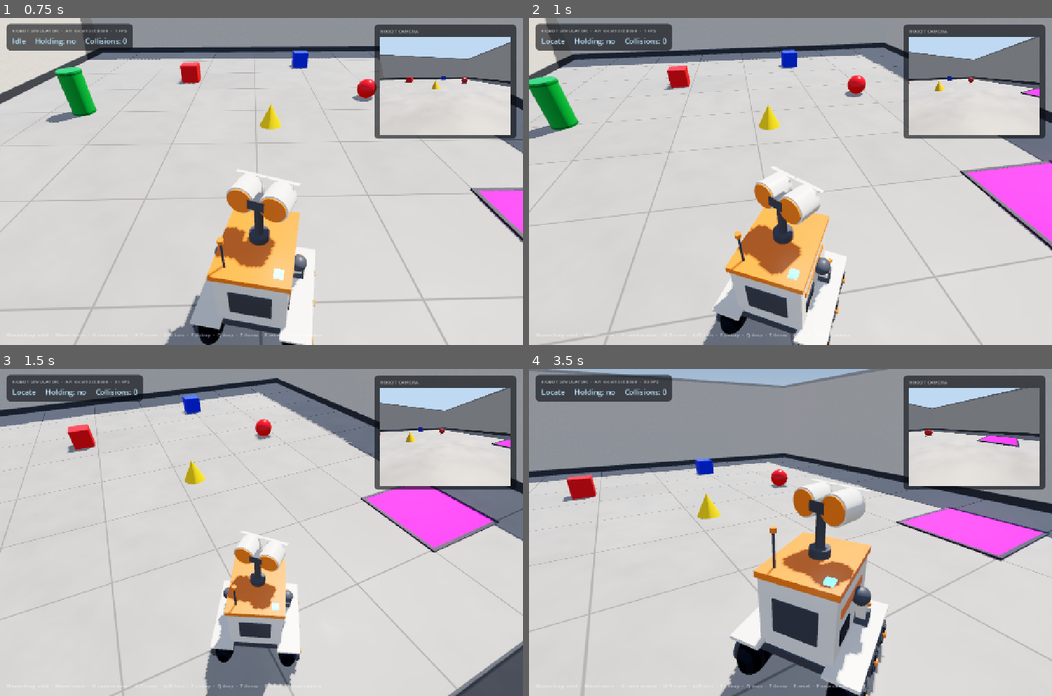
Above: before the commit, frames 1-4 (two rows, left to right).
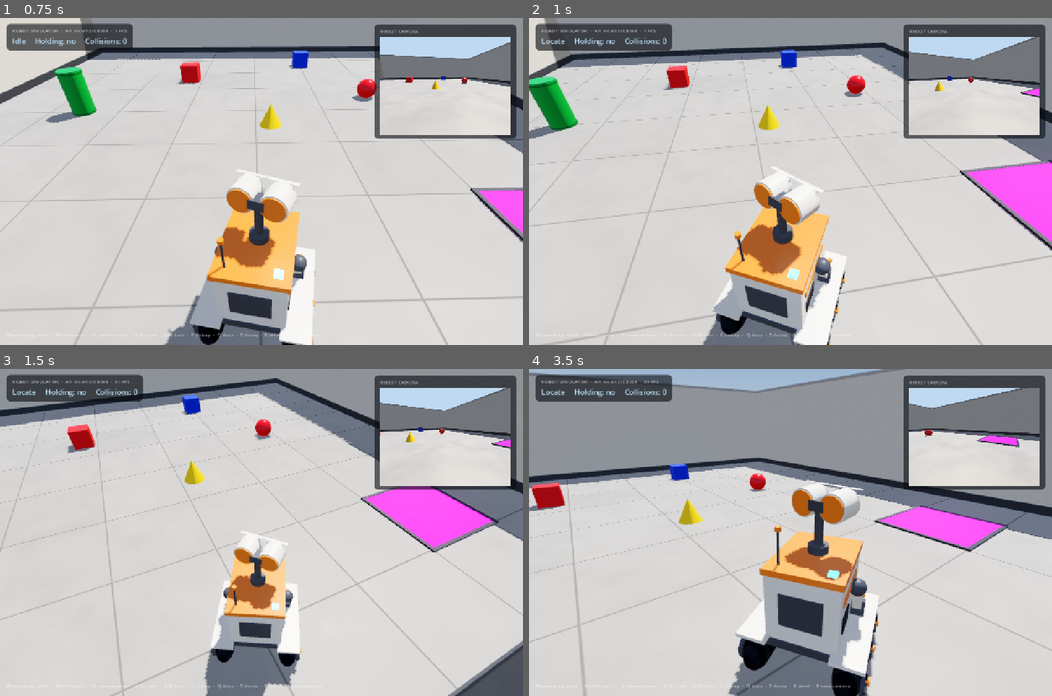
Above: after the commit, the same moments.

Repository: yashhhvardhannn/Hackoween
Game: Godot game, scene res://scenes/world.tscn
Two runs of this game, one before a commit and one after it. Both use one fixed random seed, a clock stepped at 60 frames per second and the inputs below.
Inputs (mouse positions are in pixels of both pictures, inside the frame that each line leads up to):
- Up to frame 1 (0.75 s): tap Enter at 0.5 s; move the mouse to (376, 165) at 0.52 s; hold D from 0.53 s (still down); tap E at 0.6 s; click (376, 165) at 0.67 s
- Up to frame 2 (1 s): keep holding D
- Up to frame 3 (1.5 s): release D at 1.25 s; drag from (156, 548) to (235, 597) at 1.27 s
- Up to frame 4 (3.5 s): move the mouse to (842, 460) at 2.02 s; hold D 2.03-2.75 s; tap T at 2.1 s; drag from (764, 597) to (633, 483) at 2.77 s

Frame 1 is identical in both runs. In frame 2, 0.9% of the frame differs, in the area x 0-100%, y 0-100%; in frame 3, 0.3%; in frame 4, 17%.

Commit message:
Continuous motion: carry speed across steps, allow 3 m moves
The brief freezes the engine clock while the AI thinks, so the robot
must stop between decisions. Within that rule:

- Engine: a move or turn that continues the previous one in the same
  direction starts at full speed, and moves/turns no longer brake at
  the end. Back-to-back steps play as one smooth drive in the clip
  (continuing 1 m move: 1.02 s vs 1.10 s from standstill). Pickup,
  drop, throw, reset, a new run or a collision start from standstill.
- Agent: moves up to 3 m (was 1.5 m; the guide ticks go to 3 m), and
  the prompt asks for one long move over several short ones when the
  strip is clear, since every decision is a visible pause.
- Engine --port=N launch option, to run a test engine next to one on
  8080 (agent: ENGINE_URL).

Contract test, image-rule test and a vision-mode delivery pass
(60 FPS, 0 slow frames). Leak check passes.

Co-Authored-By: Claude Opus 5.5 <noreply@anthropic.com>

Diff:
--- a/engine/scripts/world_builder.gd
+++ b/engine/scripts/world_builder.gd
@@ -36,6 +36,11 @@
 var retries := 0
 var collided := false
 var busy := false
+var port := PORT                # --port=8081 runs a second engine next to one already on 8080
+# Last motion ("f"/"b" move, "l"/"r" turn). A follow-up in the same direction continues at full
+# speed, so back-to-back steps play as one smooth drive in the clip (the engine clock is frozen
+# while the AI thinks, so in engine time the next step starts right where the last one ended).
+var last_motion := ""
 
 var look_vp: SubViewport
 var pov_vp: SubViewport        # 1280x720 copy of the robot camera, for clip frames
@@ -70,16 +75,18 @@
 	for arg in OS.get_cmdline_user_args():
 		if arg.begins_with("--view="):
 			view_mode = maxi(0, ["behind", "front", "overview"].find(arg.get_slice("=", 1)))
+		elif arg.begins_with("--port="):
+			port = int(arg.get_slice("=", 1))
 	_build_world()
 	_build_robot()
 	_build_cameras()
 	_build_trail()
 	_build_ui()
-	var err := server.listen(PORT, "*")  # "*" so other laptops on the Wi-Fi can connect
+	var err := server.listen(port, "*")  # "*" so other laptops on the Wi-Fi can connect
 	if err == OK:
-		print("Robot HTTP API: http://localhost:%d" % PORT)
+		print("Robot HTTP API: http://localhost:%d" % port)
 	else:
-		push_error("Could not listen on port %d. Error %d" % [PORT, err])
+		push_error("Could not listen on port %d. Error %d" % [port, err])
 	print("Keys: W/S move, A/D turn, E pickup, Q drop, T throw, R reset, P save /look")
 
 func _process(delta: float) -> void:
@@ -716,7 +723,7 @@
 
 func _update_ui() -> void:
 	if title_label:
-		title_label.text = "ROBOT SIMULATOR  ·  API localhost:%d  ·  %d FPS" % [PORT, Engine.get_frames_per_second()]
+		title_label.text = "ROBOT SIMULATOR  ·  API localhost:%d  ·  %d FPS" % [port, Engine.get_frames_per_second()]
 	if state_label:
 		state_label.text = "%s     Holding: %s     Collisions: %d" % [
 			state_name, "yes" if held != null else "no", retries
@@ -773,13 +780,15 @@
 	var remaining := absf(distance)
 	var moved := 0.0
 	var still_for := 0.0
-	var elapsed := 0.0
+	var kind := "f" if distance > 0.0 else "b"
+	var elapsed := RAMP_TIME if last_motion == kind else 0.0
 	while remaining > 0.000001:
 		await get_tree().physics_frame
 		var dt := get_physics_process_delta_time()
 		elapsed += dt
-		# Cruise at SPEED (1 m/s) with short eased starts and stops; the distance is exact.
-		var ramp := clampf(minf(elapsed / RAMP_TIME, sqrt(2.0 * remaining / (SPEED * RAMP_TIME))), MIN_RAMP, 1.0)
+		# Cruise at SPEED (1 m/s); ease in from a standstill, carry on at full speed when this
+		# continues the previous move. No braking at the end, so a next move flows on. Distance is exact.
+		var ramp := clampf(elapsed / RAMP_TIME, MIN_RAMP, 1.0)
 		var step := minf(SPEED * ramp * dt, remaining)
 		var before := robot.global_position
 		var hit := robot.move_and_collide(dir * step)
@@ -810,6 +819,7 @@
 			_end_run("fail_collision")
 		else:
 			state_name = "Blocked"
+	last_motion = "" if collided else kind
 	busy = false
 	return {"moved": snappedf(moved * signf(distance), 0.001), "collided": collided}
 
@@ -819,13 +829,14 @@
 	busy = true
 	var remaining := absf(degrees)
 	var sign_turn := signf(degrees)
-	var elapsed := 0.0
+	var kind := "r" if degrees > 0.0 else "l"
+	var elapsed := RAMP_TIME if last_motion == kind else 0.0
 	while remaining > 0.000001:
 		await get_tree().physics_frame
 		var dt := get_physics_process_delta_time()
 		elapsed += dt
-		# Cruise at TURN_SPEED (90 deg/s) with eased starts and stops; the angle is exact.
-		var ramp := clampf(minf(elapsed / RAMP_TIME, sqrt(2.0 * remaining / (TURN_SPEED * RAMP_TIME))), MIN_RAMP, 1.0)
+		# Cruise at TURN_SPEED (90 deg/s); same easing rule as moves. The angle is exact.
+		var ramp := clampf(elapsed / RAMP_TIME, MIN_RAMP, 1.0)
 		var step := minf(TURN_SPEED * ramp * dt, remaining)
 		heading = fposmod(heading + sign_turn * step, 360.0)
 		remaining -= step
@@ -833,10 +844,12 @@
 		_capture_frame()
 	if state_name != "Done":
 		state_name = "Carry" if held != null else "Locate"
+	last_motion = kind
 	busy = false
 	return {"turned": snappedf(degrees, 0.01)}
 
 func _pickup() -> Dictionary:
+	last_motion = ""
 	if held != null or busy:
 		return {"ok": false}
 	state_name = "PickUp"
@@ -896,6 +909,7 @@
 		_capture_frame()
 
 func _drop() -> Dictionary:
+	last_motion = ""
 	if held == null or not is_instance_valid(held):
 		return {"ok": false, "in_zone": false}
 	var obj := held
@@ -916,6 +930,7 @@
 	return {"ok": true, "in_zone": inside}
 
 func _throw(distance: float) -> Dictionary:
+	last_motion = ""
 	# Lob the held object forward so it lands about `distance` metres ahead of where it is held.
 	# 45-degree launch: range = v^2 / g, so v = sqrt(distance * g). It may bounce or roll a little.
 	if busy or held == null or not is_instance_valid(held):
@@ -965,6 +980,7 @@
 	return {"ok": true, "in_zone": inside}
 
 func _reset() -> void:
+	last_motion = ""
 	# Put everything back where it started, without reloading the scene
 	# (reloading would briefly stop the HTTP server and drop requests).
 	if held != null and is_instance_valid(held):
@@ -1003,6 +1019,7 @@
 # ---------------- run lifecycle and clip frames ----------------
 
 func _start_run(run_id: String) -> void:
+	last_motion = ""
 	retries = 0
 	collided = false
 	outcome = ""
